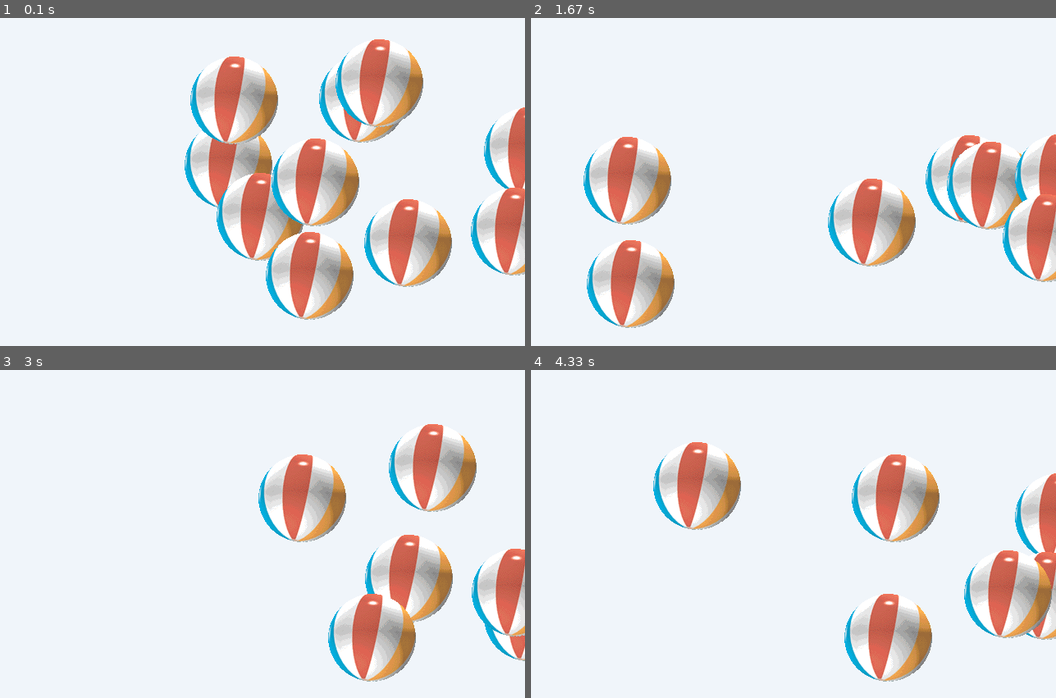
Above: before the commit, frames 1-4 (two rows, left to right).
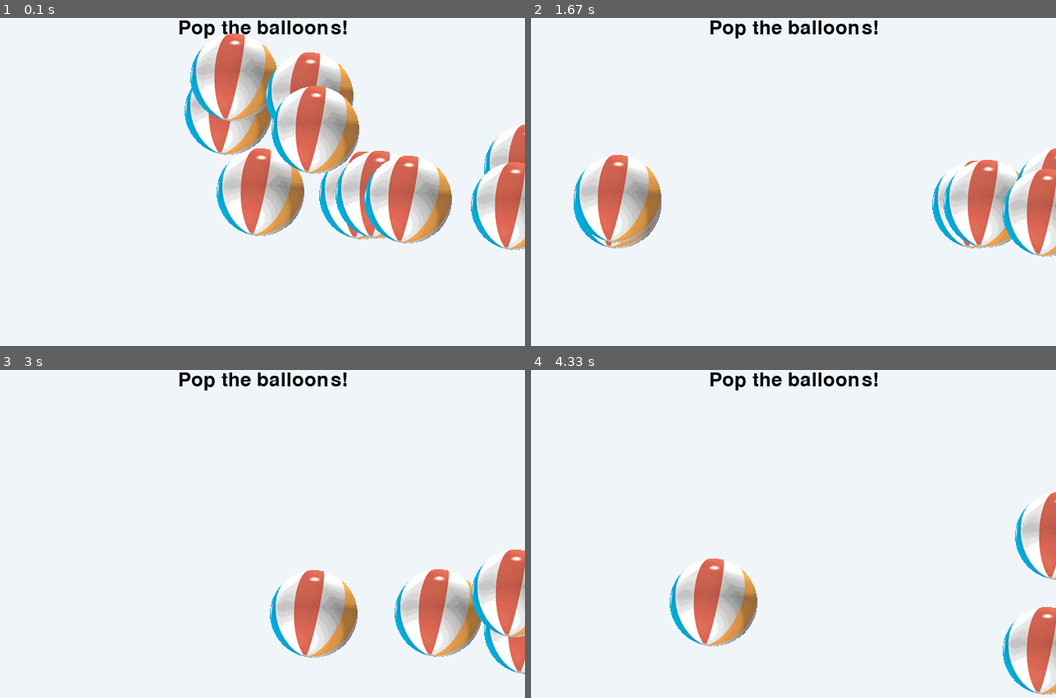
Above: after the commit, the same moments.

Repository: dmah42/pygame_test
Game: pygame game, started from pygame_test.py
The game is run twice, just before and just after one commit, with the same random seed, the same clock (stepped at 60 frames per second) and the same inputs. The source is Python 2; it was converted automatically to run under Python 3.
Inputs (mouse positions are in pixels of both pictures, inside the frame that each line leads up to):
- Up to frame 1 (0.1 s): no input
- Up to frame 2 (1.67 s): click (793, 182) at 0.38 s; click (793, 201) at 0.72 s; click (630, 260) at 1.05 s; click (856, 211) at 1.38 s
- Up to frame 3 (3 s): click (73, 524) at 1.72 s; click (246, 478) at 2.55 s
- Up to frame 4 (4.33 s): click (956, 527) at 3.88 s

The runs differ from the first frame. In frame 1, 27% of the frame differs, in the area x 34-100%, y 0-92%; in frame 2, 15%; in frame 3, 16%; in frame 4, 17%.

Commit message:
add fonts, use sprites

Diff:
--- a/pygame_test.py
+++ b/pygame_test.py
@@ -1,76 +1,97 @@
 import pygame
 import sys
 
+from pygame.locals import *
 from random import randint, uniform
 
-pygame.init()
+if not pygame.font: print 'Warning: fonts disabled'
 
 SIZE = WIDTH, HEIGHT = 640, 400
 BG_COLOR = (240, 245, 250)
 NUM_BALLS = 10
 
-TIMEREVENT = pygame.USEREVENT
-
-FPS = 60
-
 MAX_SPEED = 5
 
-class Ball:
+
+class Ball(pygame.sprite.Sprite):
   def __init__(self, image, x, y, speed):
+    pygame.sprite.Sprite.__init__(self)
     self._speed = speed
-    self.image = image
-    self.pos = image.get_rect().move(x, y)
+    self.image = pygame.image.load(image)
+    self.rect = self.image.get_rect().move(x, y)
 
-  def move(self):
-    self.pos = self.pos.move(self._speed)
-    if self.pos.left < 0 or self.pos.right > WIDTH:
+  def update(self):
+    self.rect = self.rect.move(self._speed)
+    if self.rect.left < 0 or self.rect.right > WIDTH:
       self._speed[0] = self._speed[0] * -0.9
-    if self.pos.top < 0 or self.pos.bottom > HEIGHT:
+    if self.rect.top < 0 or self.rect.bottom > HEIGHT:
       self._speed[1] = self._speed[1] * -0.99
 
     self._speed[1] += 0.1
 
+  def maybe_pop(self, pos):
+    return self.rect.collidepoint(pos)
+
+def create_balls(num_balls):
+  balls = []
+  for b in range(num_balls):
+    balls.append(
+        Ball('ball.gif',
+             randint(0, WIDTH),
+             randint(0, HEIGHT / 2),
+             [uniform(-MAX_SPEED, MAX_SPEED), 0]))
+  return balls
+
+
 def main():
   pygame.init()
-  pygame.time.set_timer(TIMEREVENT, 1000 / FPS)
 
   screen = pygame.display.set_mode(SIZE)
+  pygame.display.set_caption('BALLS')
 
-  image = pygame.image.load("ball.gif")
+  # Create the background and show it as soon as possible.
+  background = pygame.Surface(screen.get_size())
+  background = background.convert()
+  background.fill(BG_COLOR)
 
-  balls = []
-  for b in range(NUM_BALLS):
-    balls.append(
-        Ball(image,
-             randint(0, WIDTH),
-             randint(0, HEIGHT - image.get_rect().height),
-             [uniform(-MAX_SPEED, MAX_SPEED), 0]))
+  if pygame.font:
+    font = pygame.font.Font(None, 36)
+    text = font.render('Pop the balloons!', 1, (10, 10, 10))
+    textpos = text.get_rect(centerx = background.get_width() / 2)
+    background.blit(text, textpos)
+
+  screen.blit(background, (0, 0))
+  pygame.display.flip()
+
+  # Finish set up
+  balls = create_balls(NUM_BALLS)
+  ballsprites = pygame.sprite.RenderPlain(tuple(balls))
+
+  clock = pygame.time.Clock()
 
   while True:
-    ev = pygame.event.wait()
+    clock.tick(60)
 
-    if ev.type == TIMEREVENT:
-      if len(balls) == 0:
-        break
+    for ev in pygame.event.get():
+      if ev.type == QUIT or (ev.type == KEYDOWN and ev.key == K_ESCAPE):
+        return
+      elif ev.type == MOUSEBUTTONDOWN:
+        for b in balls:
+          if b.maybe_pop(ev.pos):
+            print('*** POP ***')
+            balls.remove(b)
+            ballsprites.remove(b)
+            break
+        if len(balls) == 0:
+          return
 
-      for b in balls:
-        b.move()
+    for b in balls:
+      b.update()
 
-      screen.fill(BG_COLOR)
-
-      for b in balls:
-        screen.blit(b.image, b.pos)
-
-      pygame.display.flip()
-    elif ev.type == pygame.MOUSEBUTTONDOWN and ev.button == 1:  # CONSTANT
-      for b in balls:
-        if ev.pos[0] > b.pos.left and ev.pos[0] < b.pos.right and \
-           ev.pos[1] < b.pos.bottom and ev.pos[1] > b.pos.top:
-          print "*** POP ***"
-          balls.remove(b)
-          break
-    elif ev.type == pygame.KEYDOWN and ev.key == pygame.K_ESCAPE:
-      break
+    # draw
+    screen.blit(background, (0, 0))
+    ballsprites.draw(screen)
+    pygame.display.flip()
 
 if __name__ == "__main__":
   main()
